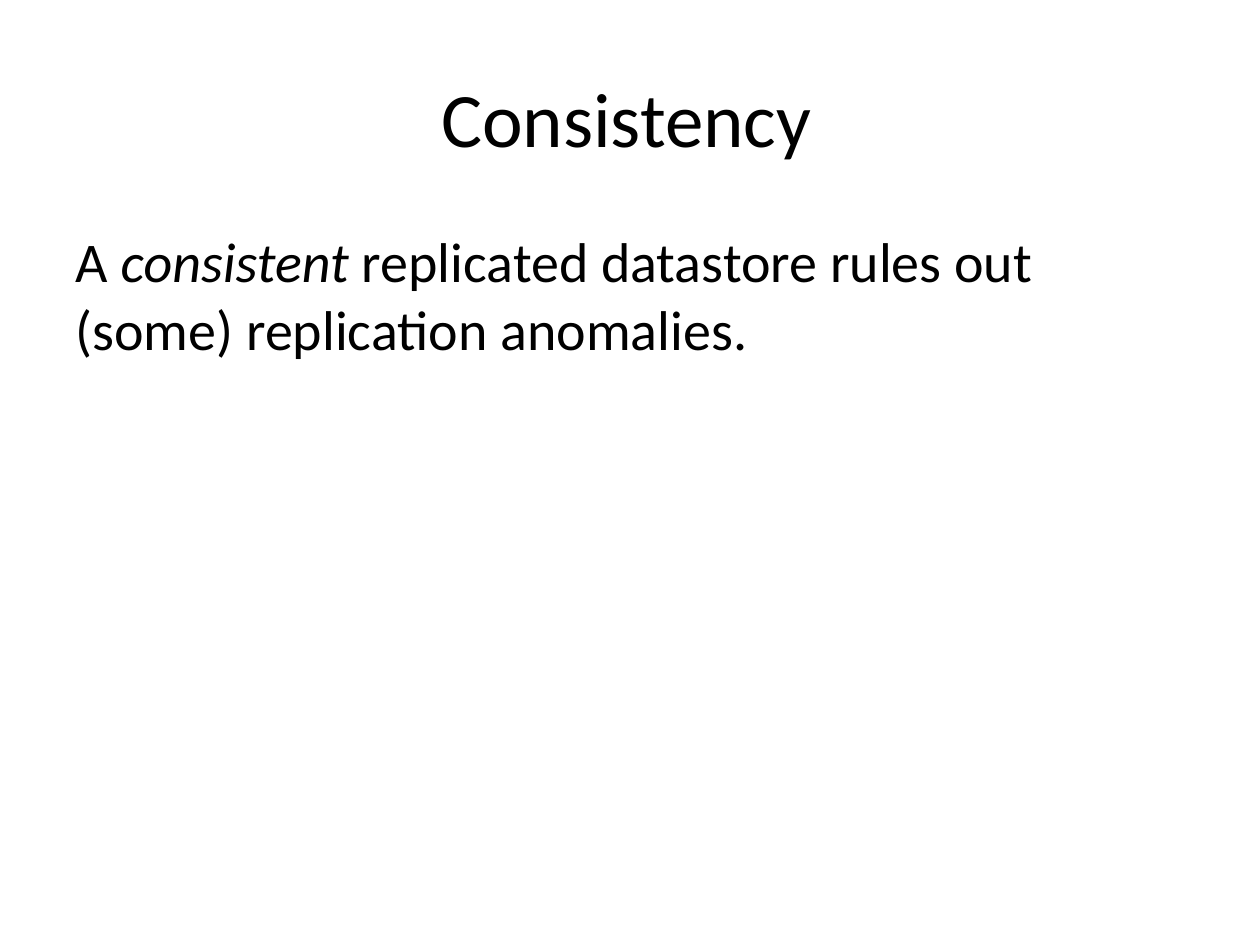
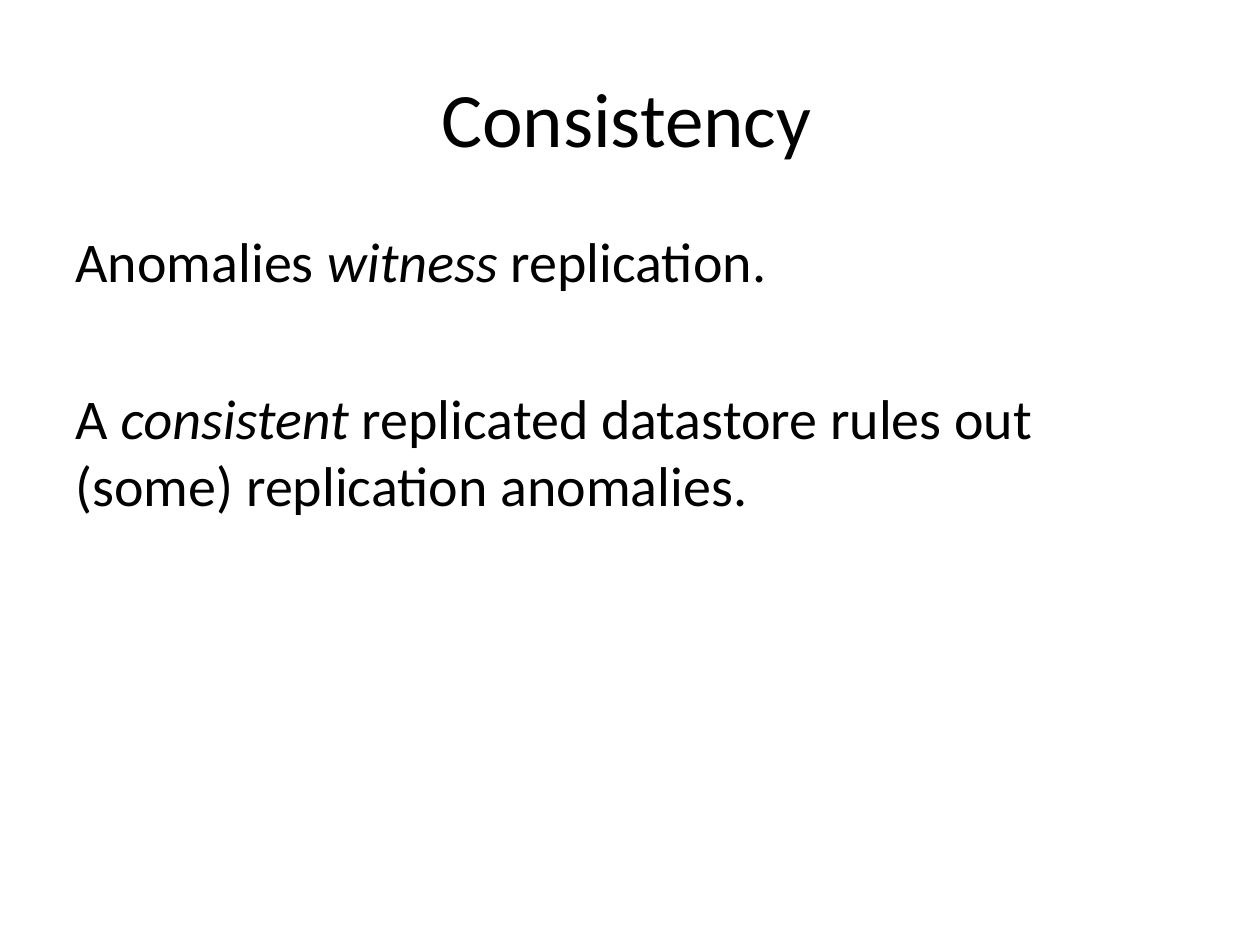
Before and after one commit to declarativitydotnet/declarativity, a slide deck: slide 12 of socc12-bloom-tutorial/slides/bloom-tutorial.pptx. Drawn at 1260x945 pixels with LibreOffice and Linux fonts; fonts in the diff are those of the drawing. Boxes give left, top, right and bottom in pixels: in the first picture for what was removed or moved away, otherwise in the second. Text is boxed around its words. In the diff, an @@ line names an element or a change of style, - is before the commit and + after.

```diff
--- a/socc12-bloom-tutorial/slides/bloom-tutorial.pptx
+++ b/socc12-bloom-tutorial/slides/bloom-tutorial.pptx
@@ text at (76, 243, 767, 291): paragraph added @@
+Anomalies witness replication.
```
Also in this commit, not shown: 3 other slides changed, 4 slides added, 1 slide removed.
